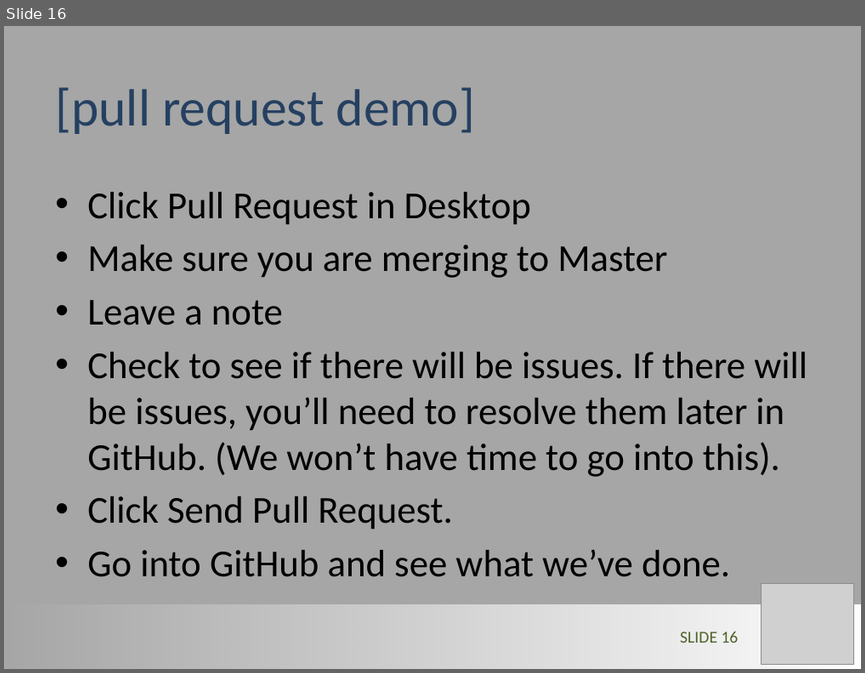
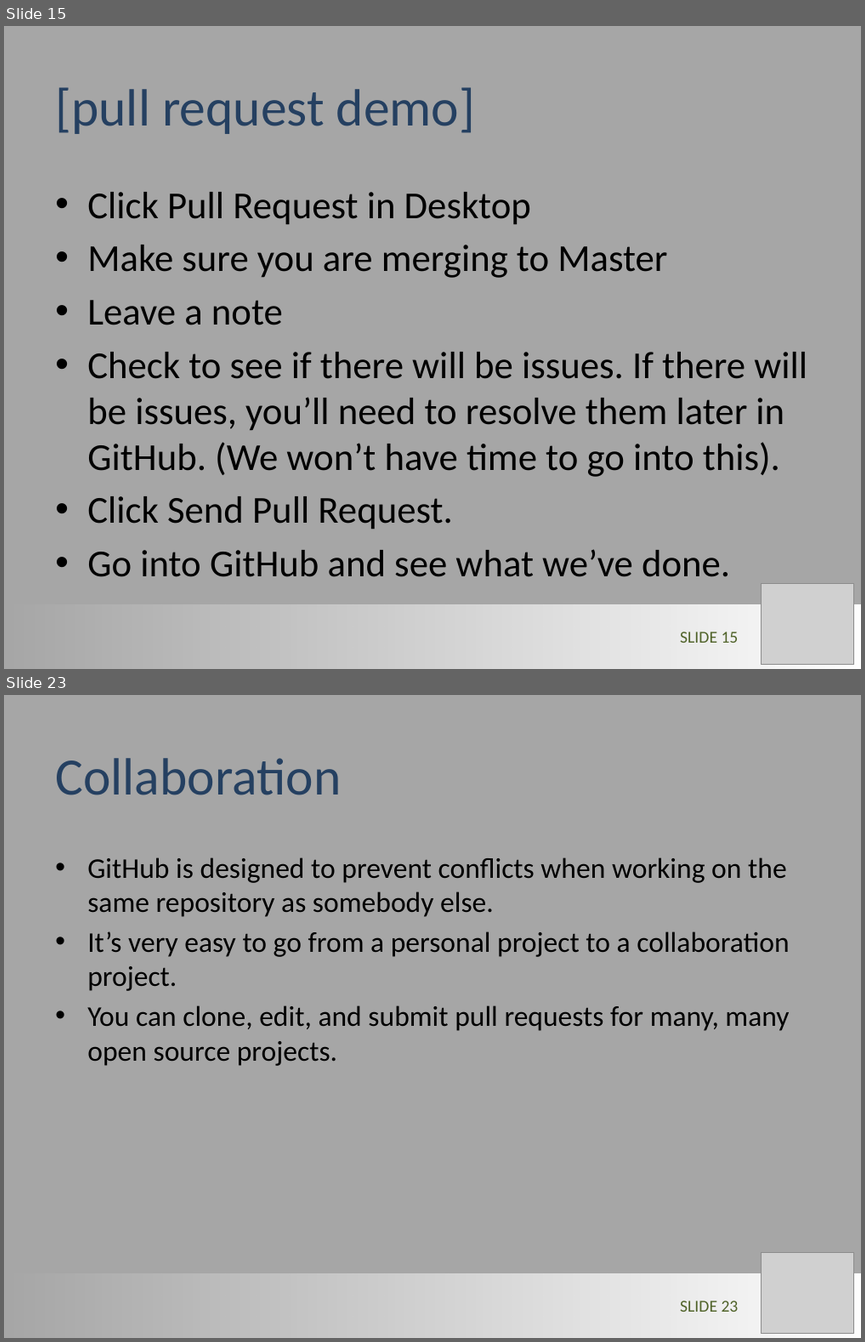
Before and after one commit to LimnoTech/Forum-GitHub, a slide deck: GitHub_Steve.pptx. Shown one above the other, each under a label of ours: slide 16 before the commit, slides 15 and 23 after it; the slides between them are not shown. The pictures are 865x673 and 865x1342 pixels, drawn with LibreOffice and Linux fonts; fonts in the diff are those of the drawing; grey boxes stand for pictures. Boxes give left, top, right and bottom in pixels: in the first picture for what was removed or moved away, otherwise in the second. Text is boxed around its words. In the diff, an @@ line names an element or a change of style, - is before the commit and + after.

```diff
--- a/GitHub_Steve.pptx
+++ b/GitHub_Steve.pptx
@@ slide 23 added at <box>4,695,861,1338</box>, background #A6A6A6 @@
@@ title added at <box>55,758,341,795</box>, 44 pt, text #254061 @@
+Collaboration
@@ text added at <box>87,857,789,1066</box>, 24 pt, text #000000 @@
+• GitHub is designed to prevent conflicts when working on the same repository as somebody else.
+• It’s very easy to go from a personal project to a collaboration project.
+• You can clone, edit, and submit pull requests for many, many open source projects.
@@ picture added at <box>760,1252,853,1333</box> @@
@@ rectangle added at <box>4,1273,861,1338</box>, fill gradient #FFFFFF @@
@@ page number added at <box>680,1300,738,1311</box>, 14 pt, text #4F6228 @@
+SLIDE 23
@@ what was slide 16 is now slide 15 @@
@@ page number at <box>680,631,738,642</box>: text changed @@
-SLIDE 16
+SLIDE 15
```
Also in this commit, not shown: 3 slides changed, 9 other slides added, 1 slide removed.
